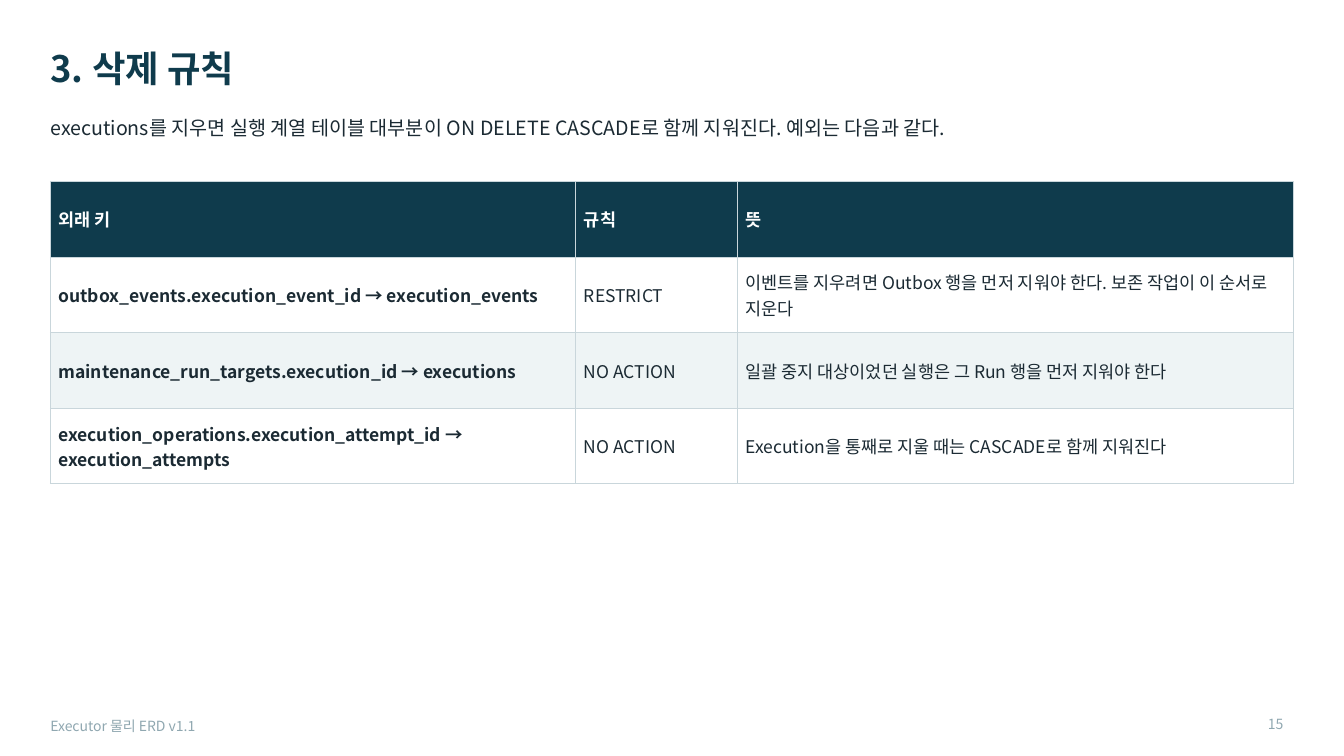
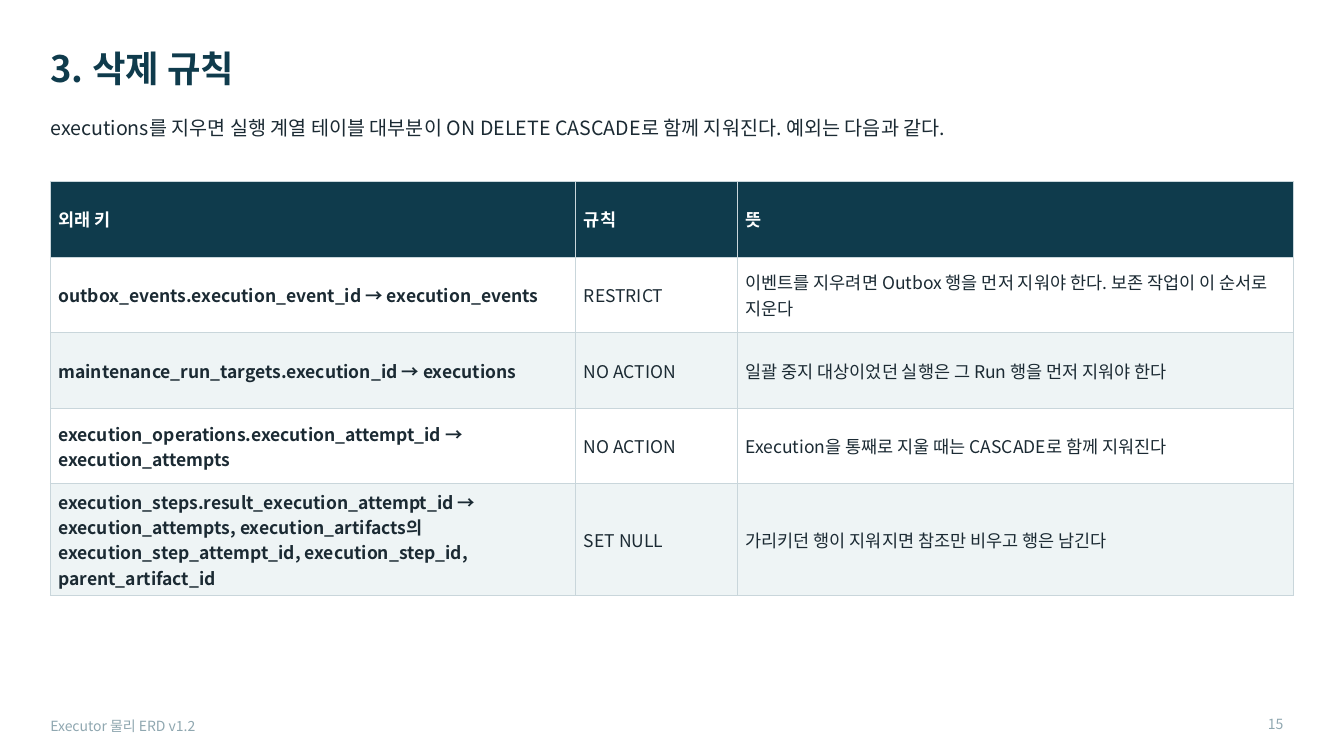
Before and after one commit to KimHwaJin/executor, a slide deck: slide 15 of docs/deliverables/05-물리-ERD.pptx. Drawn at 1344x756 pixels with LibreOffice and Linux fonts; fonts in the diff are those of the drawing. Boxes give left, top, right and bottom in pixels: in the first picture for what was removed or moved away, otherwise in the second. Text is boxed around its words. In the diff, an @@ line names an element or a change of style, - is before the commit and + after.

```diff
--- a/docs/deliverables/05-물리-ERD.pptx
+++ b/docs/deliverables/05-물리-ERD.pptx
@@ table at <box>50,181,1293,593</box> @@
+row 5: execution_steps.result_execution_attempt_id → execution_attempts, execution_artifacts의 execution_step_attempt_id, execution_step_id, parent_artifact_id | SET NULL | 가리키던 행이 지워지면 참조만 비우고 행은 남긴다
@@ text at <box>50,719,196,732</box>: text changed @@
-Executor 물리 ERD v1.1
+Executor 물리 ERD v1.2
```
Also in this commit, not shown: 17 other slides changed, 5 other files.
